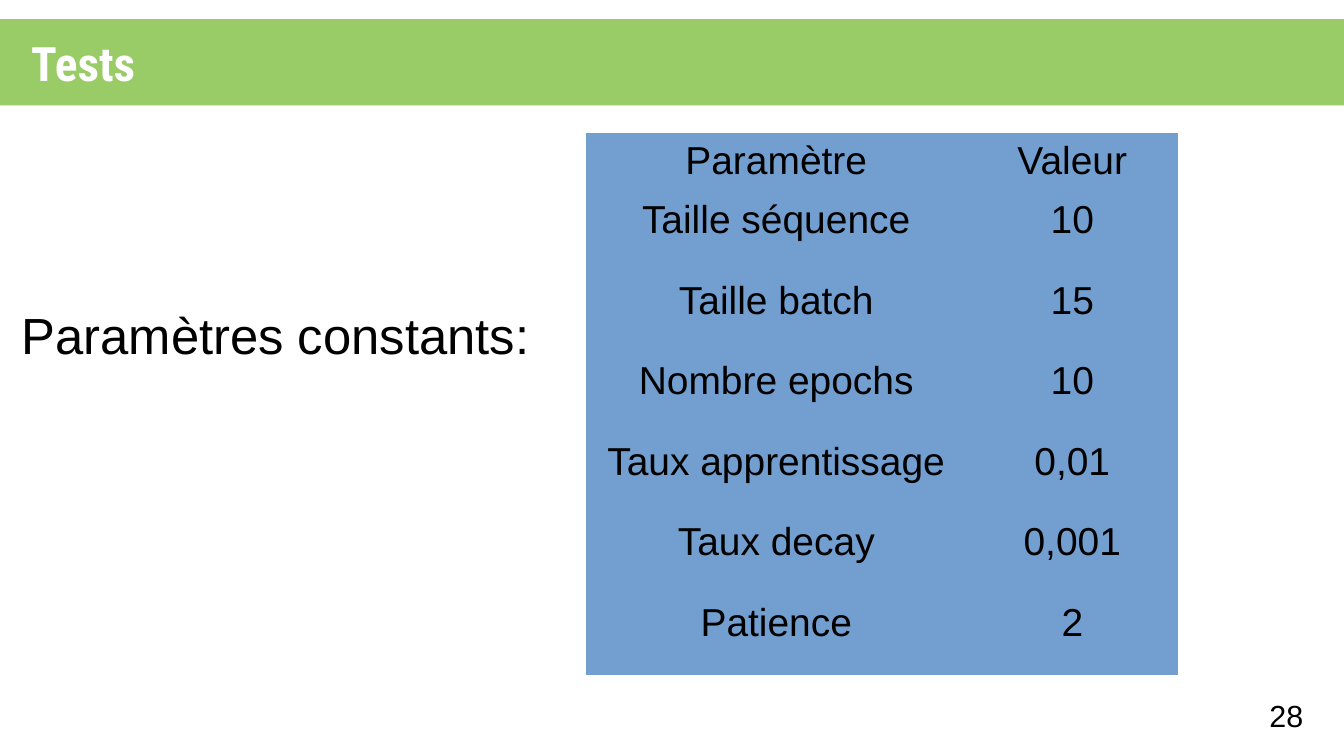
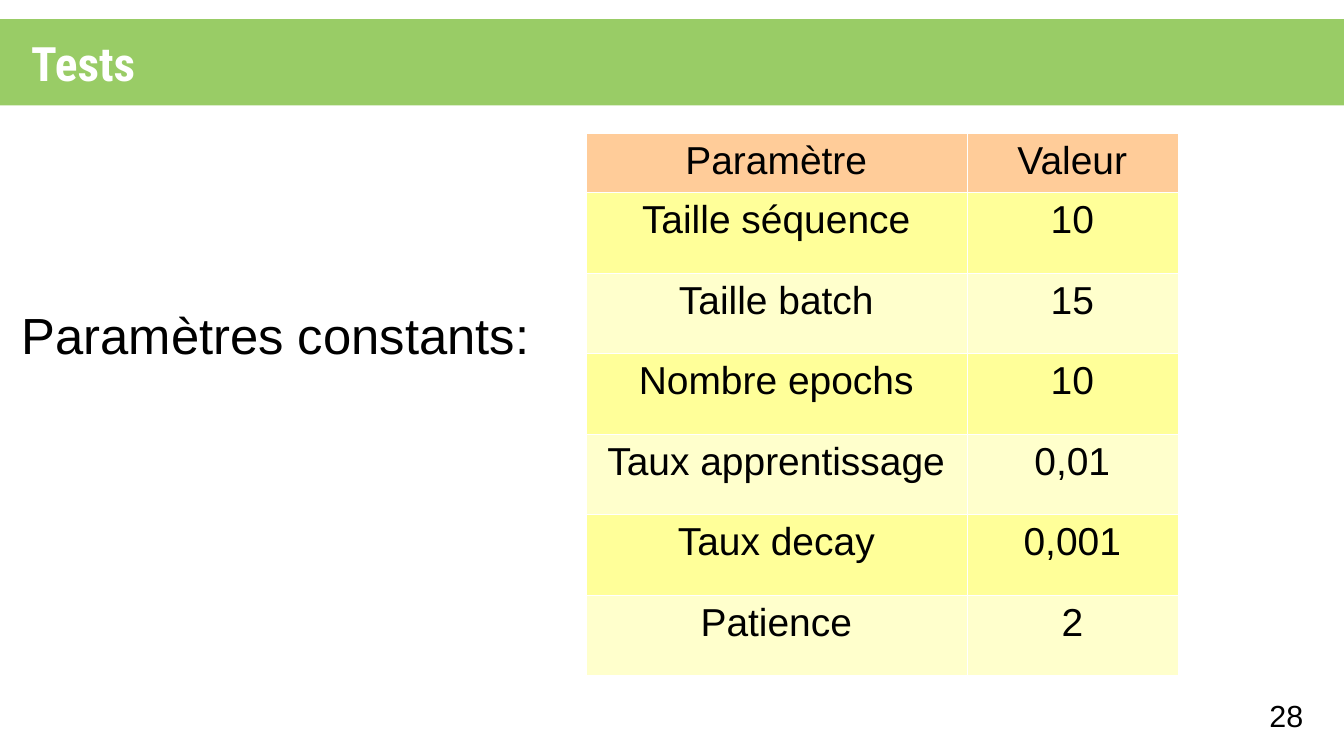
Before and after one commit to XgLsuLzRMy/Composition-Musicale-par-Reseau-de-Neurones, a slide deck: slide 28 of projet.odp. Drawn at 1344x756 pixels with LibreOffice and Linux fonts; fonts in the diff are those of the drawing. Boxes give left, top, right and bottom in pixels: in the first picture for what was removed or moved away, otherwise in the second. Text is boxed around its words. In the diff, an @@ line names an element or a change of style, - is before the commit and + after.

```diff
--- a/projet.odp
+++ b/projet.odp
@@ table at (x1=587, y1=133, x2=1178, y2=673) @@
@@ fill #729FCF to #FFCC99 in row 1 @@
@@ fill #729FCF to #FFFF99 in 6 cells @@
@@ fill #729FCF to #FFFFCC in 6 cells @@
@@ borders changed @@
```
Also in this commit, not shown: 6 other slides changed, 1 slide added, 1 slide removed.
